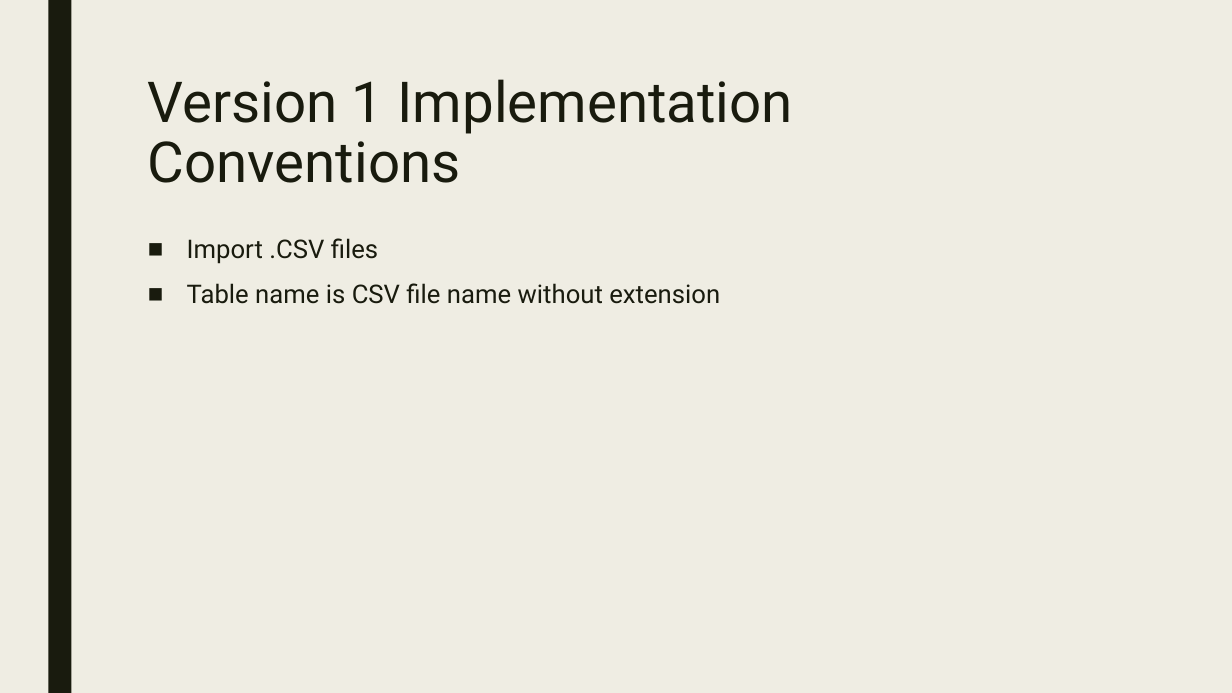
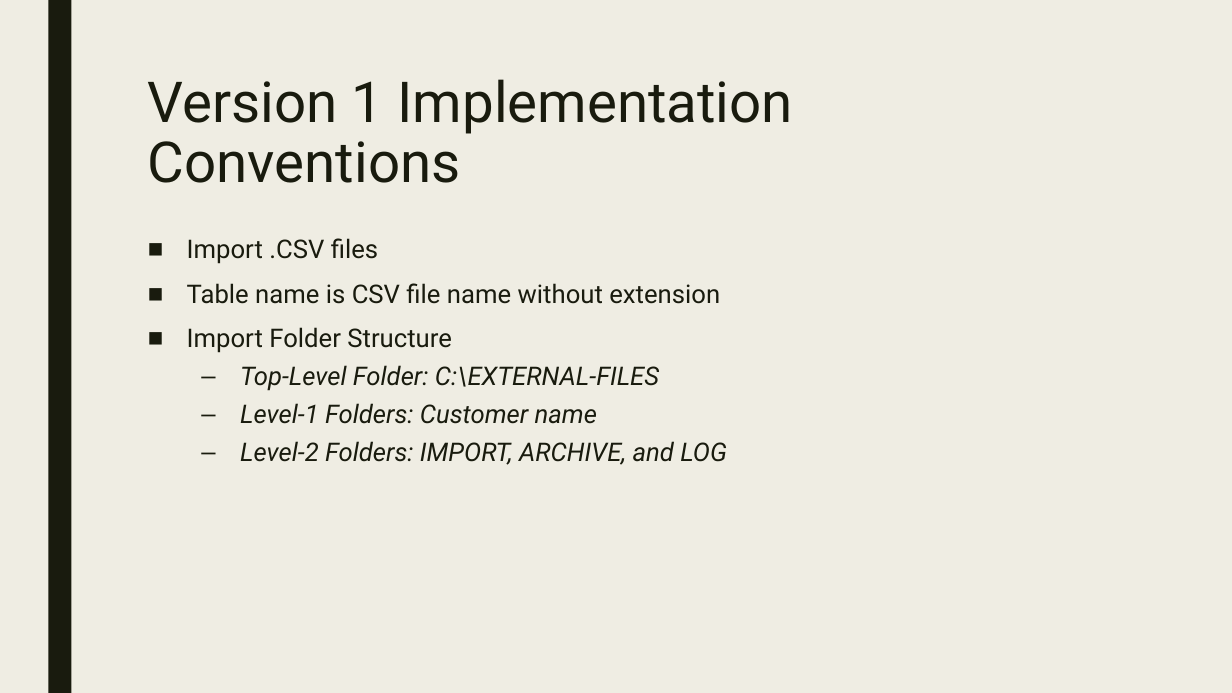
Before and after one commit to agent86ray/PowerShell-ETL-Framework, a slide deck: slide 5 of Powershell ETL framework.pptx. Drawn at 1232x693 pixels with LibreOffice and Linux fonts; fonts in the diff are those of the drawing. Boxes give left, top, right and bottom in pixels: in the first picture for what was removed or moved away, otherwise in the second. Text is boxed around its words. In the diff, an @@ line names an element or a change of style, - is before the commit and + after.

```diff
--- a/Powershell ETL framework.pptx
+++ b/Powershell ETL framework.pptx
@@ text at <box>187,327,727,465</box>: paragraphs added @@
+■ Import Folder Structure
+  – Top-Level Folder: C:\EXTERNAL-FILES
+  – Level-1 Folders: Customer name
+  – Level-2 Folders: IMPORT, ARCHIVE, and LOG
```
Also in this commit, not shown: 1 other file.
